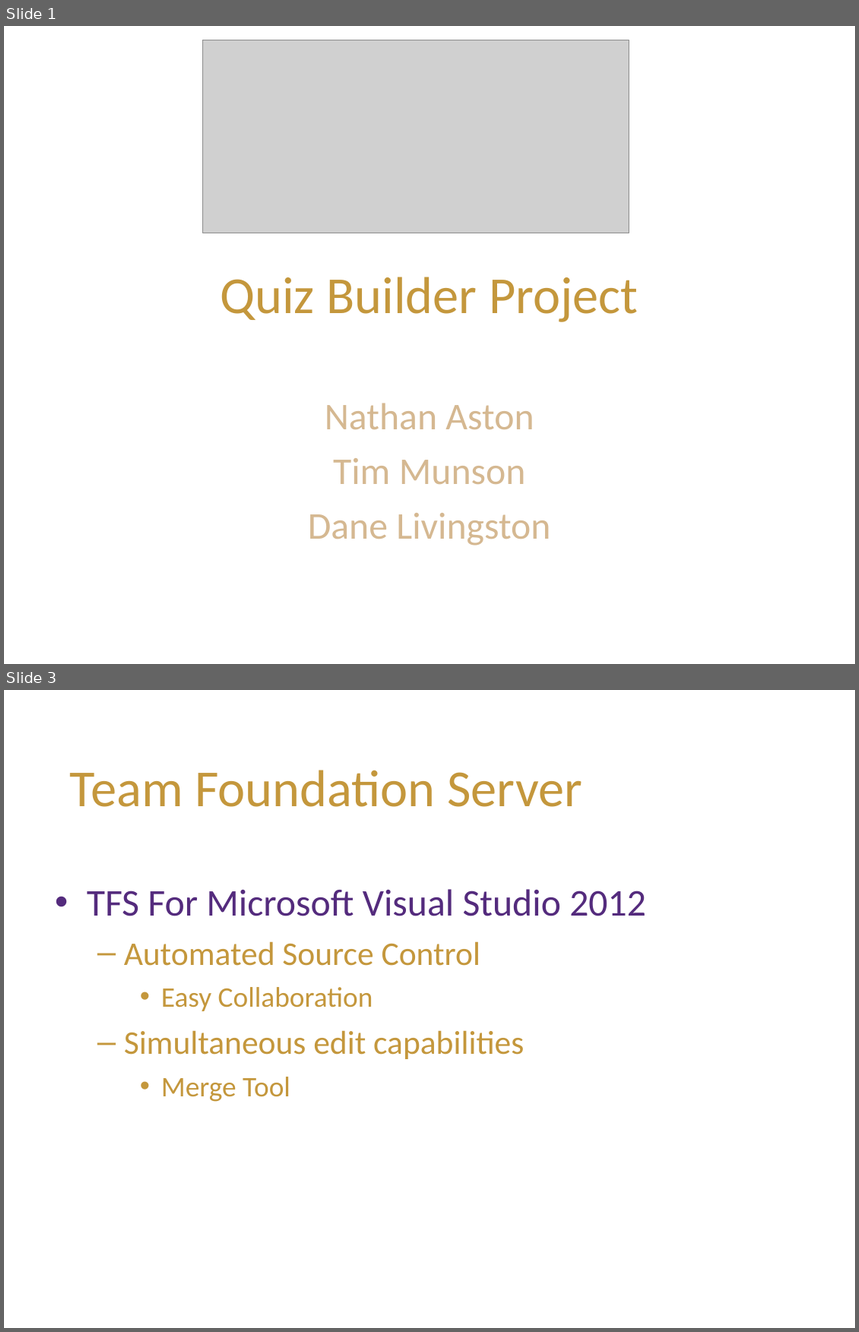
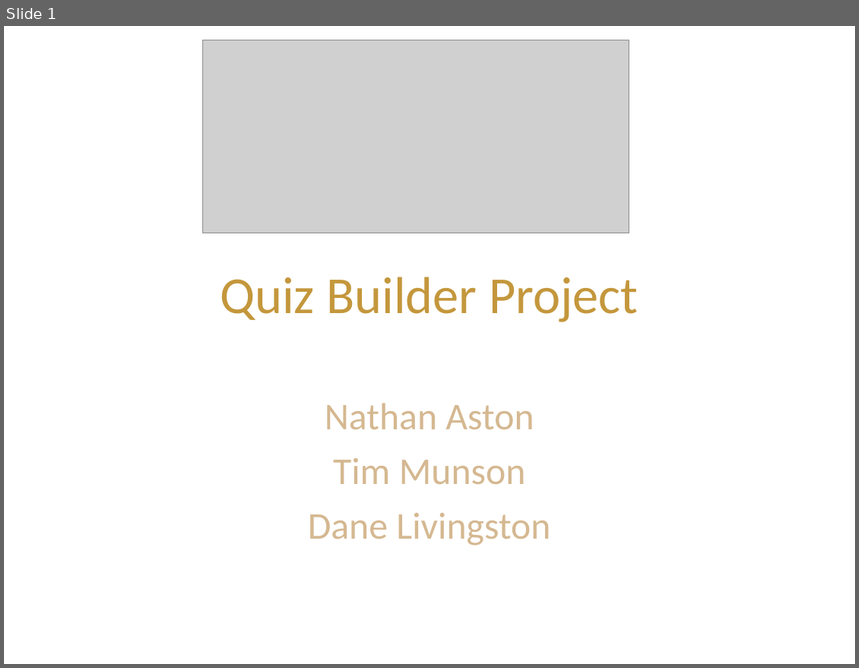
Before and after one commit to macguy2010/QuizBuilder, a slide deck: QuizBuilderPpt.ppt. Shown one above the other, each under a label of ours: slides 1 and 3 before the commit, slide 1 after it; the slides between them are not shown. The pictures are 859x1332 and 859x668 pixels, drawn with LibreOffice and Linux fonts; fonts in the diff are those of the drawing; grey boxes stand for pictures; background and template pictures are left out. Boxes give left, top, right and bottom in pixels: in the first picture for what was removed or moved away, otherwise in the second. Text is boxed around its words. In the diff, an @@ line names an element or a change of style, - is before the commit and + after.

```diff
--- a/QuizBuilderPpt.ppt
+++ b/QuizBuilderPpt.ppt
@@ slide 3 removed at (4, 690, 855, 1328), background #FFFFFF @@
@@ text removed at (70, 770, 582, 807) @@
-Team Foundation Server
@@ text removed at (87, 889, 646, 1102) @@
-• TFS For Microsoft Visual Studio 2012
-  – Automated Source Control
-    • Easy Collaboration
-  – Simultaneous edit capabilities
-    • Merge Tool
```
Also in this commit, not shown: 1 slide changed, 3 slides added, 9 other slides removed, 2 other files.
